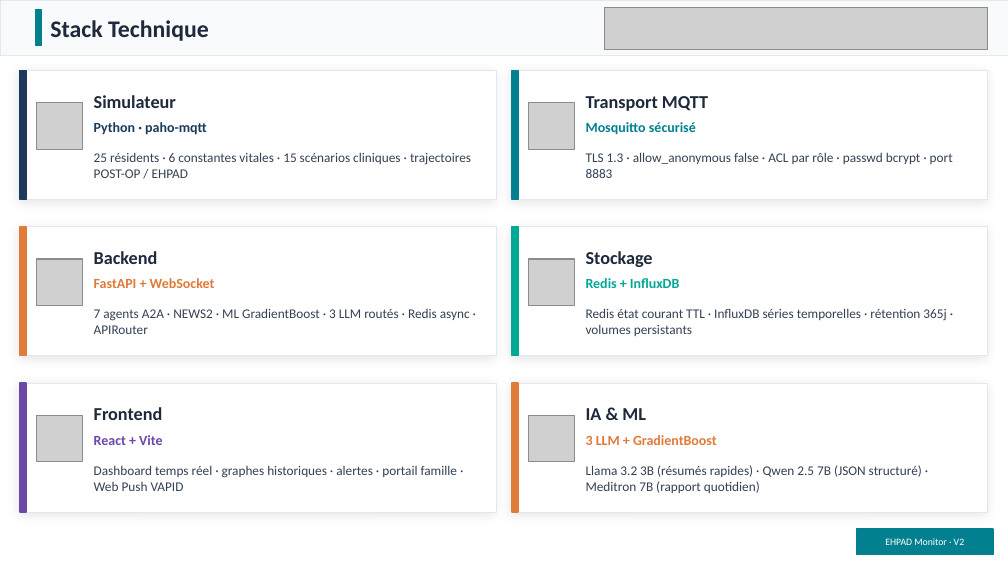
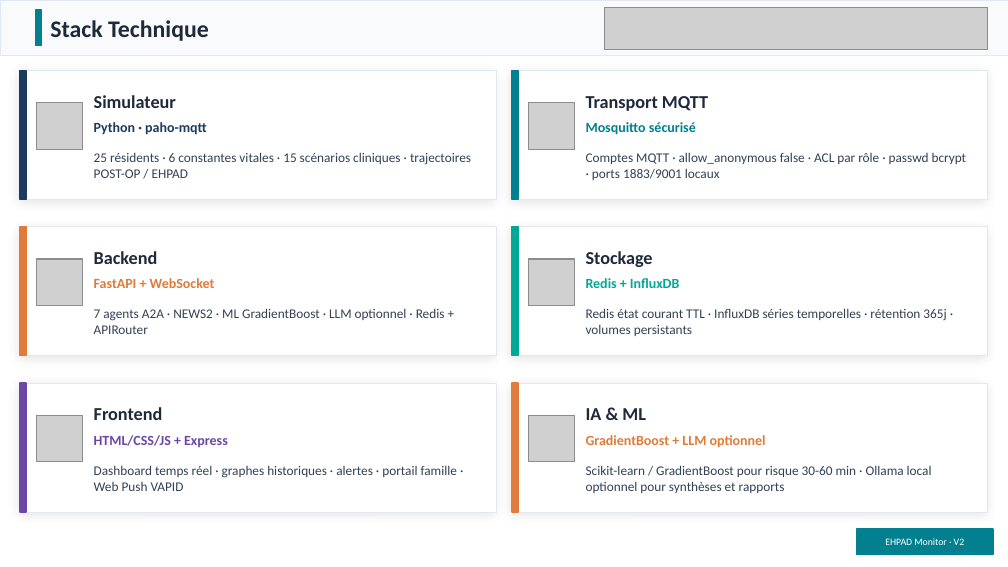
Before and after one commit to Faucourt/epitech_mba2_ehpadMonitor, a slide deck: slide 4 of EHPAD_Monitor.pptx. Drawn at 1008x567 pixels with LibreOffice and Linux fonts; fonts in the diff are those of the drawing; grey boxes stand for pictures. Boxes give left, top, right and bottom in pixels: in the first picture for what was removed or moved away, otherwise in the second. Text is boxed around its words. In the diff, an @@ line names an element or a change of style, - is before the commit and + after.

```diff
--- a/EHPAD_Monitor.pptx
+++ b/EHPAD_Monitor.pptx
@@ text at (586, 153, 967, 180): text changed @@
-TLS 1.3 · allow_anonymous false · ACL par rôle · passwd bcrypt · port 8883
+Comptes MQTT · allow_anonymous false · ACL par rôle · passwd bcrypt · ports 1883/9001 locaux
@@ text at (94, 308, 445, 334): text changed @@
-7 agents A2A · NEWS2 · ML GradientBoost · 3 LLM routés · Redis async · APIRouter
+7 agents A2A · NEWS2 · ML GradientBoost · LLM optionnel · Redis + APIRouter
@@ text at (94, 435, 228, 447): text changed @@
-React + Vite
+HTML/CSS/JS + Express
@@ text at (586, 435, 766, 448): text changed @@
-3 LLM + GradientBoost
+GradientBoost + LLM optionnel
@@ text at (586, 465, 932, 493): text changed @@
-Llama 3.2 3B (résumés rapides) · Qwen 2.5 7B (JSON structuré) · Meditron 7B (rapport quotidien)
+Scikit-learn / GradientBoost pour risque 30-60 min · Ollama local optionnel pour synthèses et rapports
```
Also in this commit, not shown: 11 other slides changed, 1 slide added, 1 slide removed.
